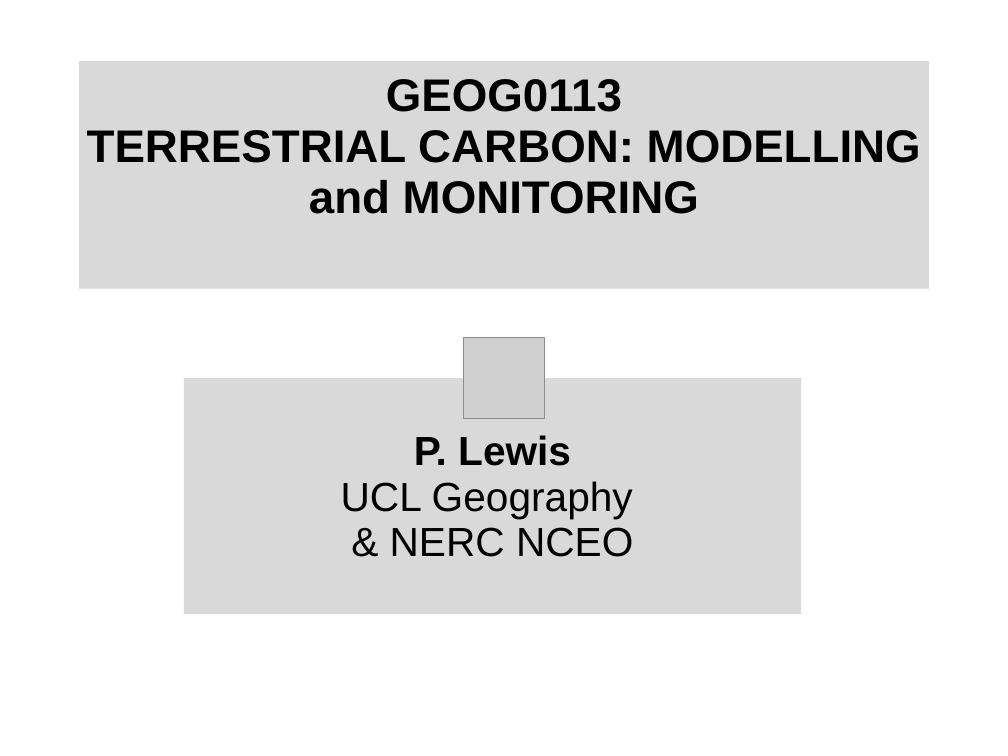
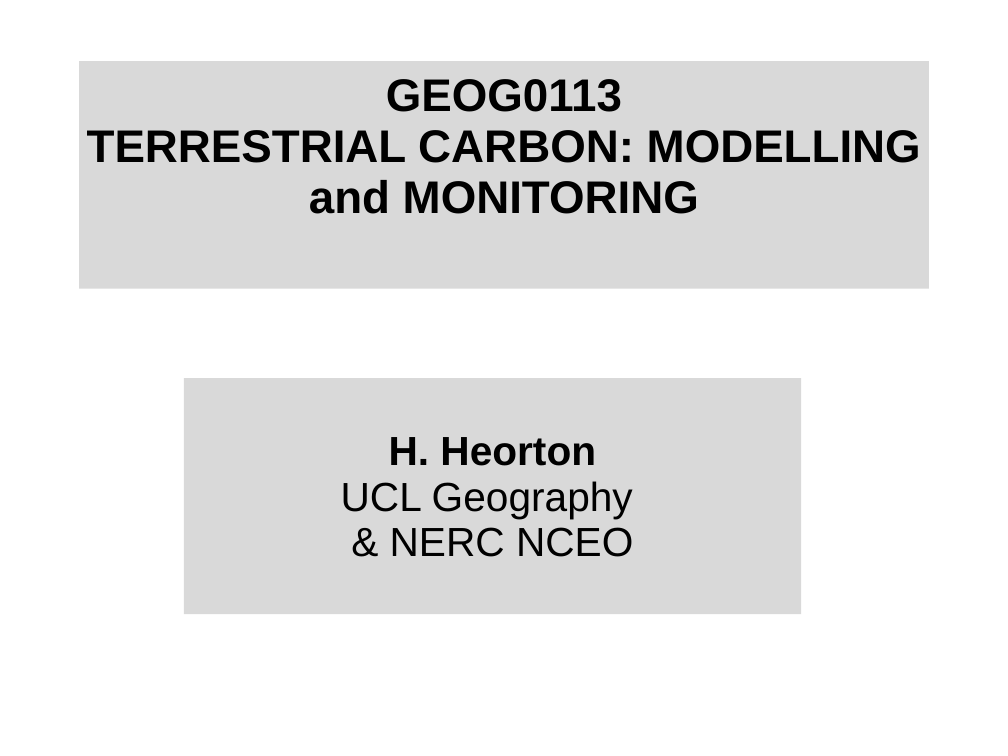
Before and after one commit to UCL-EO/geog0133, a slide deck: slide 1 of docs/ppt/GEOG0113-001.pptx. Drawn at 1008x756 pixels with LibreOffice and Linux fonts; fonts in the diff are those of the drawing; grey boxes stand for pictures; background and template pictures are left out. Boxes give left, top, right and bottom in pixels: in the first picture for what was removed or moved away, otherwise in the second. Text is boxed around its words. In the diff, an @@ line names an element or a change of style, - is before the commit and + after.

```diff
--- a/docs/ppt/GEOG0113-001.pptx
+++ b/docs/ppt/GEOG0113-001.pptx
@@ picture removed at (x1=464, y1=338, x2=545, y2=419) @@
@@ subtitle at (x1=389, y1=437, x2=596, y2=466): text changed @@
-P. Lewis
+H. Heorton
```
Also in this commit, not shown: 7 other slides changed.
